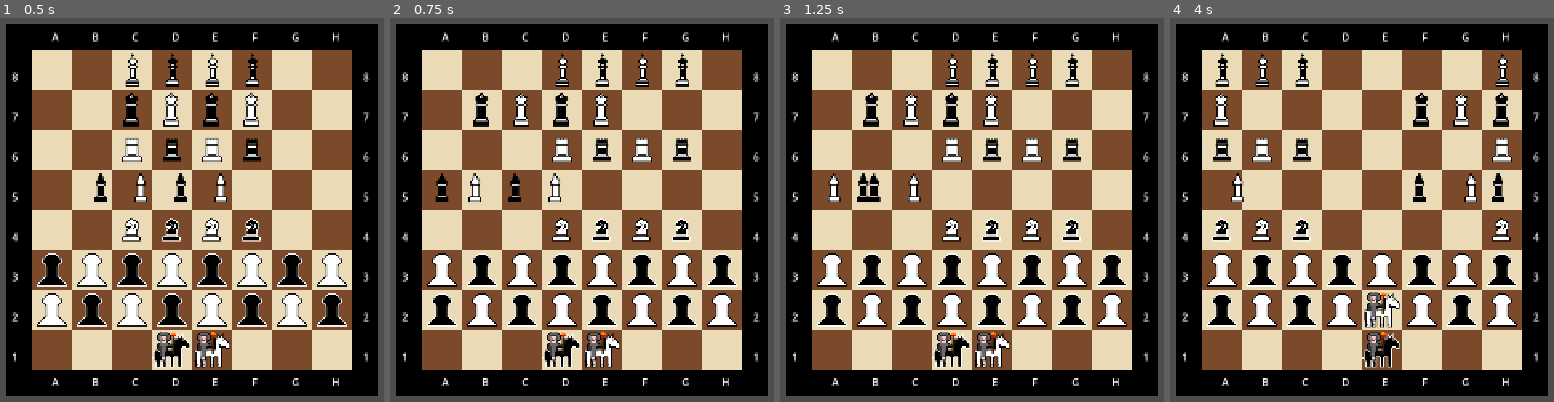
Above: before the commit, frames 1-4 (left to right).
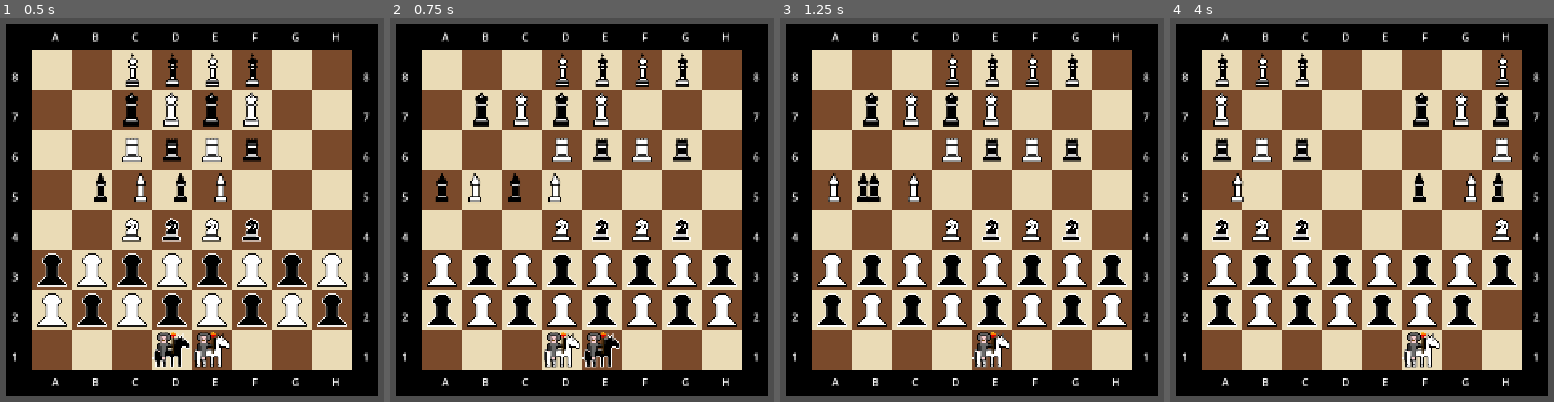
Above: after the commit, the same moments.

Repository: codebyabarrios/Pyramid-Chess
Game: Godot game, scene res://scenes/main.tscn
Same seed, same stepped clock (60 frames per second), same inputs: the game is played once before the commit and once after it.
Inputs (mouse positions are in pixels of both pictures, inside the frame that each line leads up to):
- Up to frame 1 (0.5 s): no input
- Up to frame 2 (0.75 s): tap Enter at 0.5 s; move the mouse to (outside the picture) at 0.52 s; hold D (p1_right) from 0.53 s (still down); tap Left (p2_left) at 0.6 s; click (outside the picture) at 0.67 s
- Up to frame 3 (1.25 s): keep holding D (p1_right); tap Right (p2_right) at 0.8 s
- Up to frame 4 (4 s): move the mouse to (outside the picture) at 1.27 s; release D (p1_right) at 1.28 s; hold Down 1.28-2.03 s; tap Right (p2_right) at 1.35, 2.3, 2.85, 3.8 s; tap Left (p2_left) at 1.55, 2.1, 3.05 s; move the mouse to (outside the picture) at 2.02 s; hold D (p1_right) 2.03-2.78 s; tap Space at 2.75 s; move the mouse to (outside the picture) at 2.77 s; hold W (p1_up) 2.78-3.53 s; click (outside the picture) at 2.92 s; tap Enter at 3.5 s; move the mouse to (outside the picture) at 3.52 s; hold A (p1_left) from 3.53 s (still down); tap Up (p2_up) at 3.6 s

Frame 1 is identical in both runs. In frame 2, 0.8% of the frame differs, in the area x 39-60%, y 82-92%; in frame 3, 0.7%; in frame 4, 2.3%, in the area x 50-91%, y 71-92%.

Commit message:
Agregando el desplazamiento hrizontal de los jinetes para que se puedan mover hacia la izquierda y derecha. A su vez, he limitado el desplazamiento de los jinetes para que se puedan mover unicamente dentro del tablero

Diff:
--- a/scenes/main character/main_character.gd
+++ b/scenes/main character/main_character.gd
@@ -35,16 +35,20 @@
 	if is_player_one:
 		if Input.is_action_just_pressed("p1_right"):
 			buffered_move_direction.x = 1
+			key_pressed_this_frame = true
 		if Input.is_action_just_pressed("p1_left"):
 			buffered_move_direction.x = -1
+			key_pressed_this_frame = true
 		if Input.is_action_just_pressed("p1_up"):
 			buffered_move_direction.y = -1
 			key_pressed_this_frame = true
 	else:
 		if Input.is_action_just_pressed("p2_right"):
 			buffered_move_direction.x = 1
+			key_pressed_this_frame = true
 		if Input.is_action_just_pressed("p2_left"):
 			buffered_move_direction.x = -1
+			key_pressed_this_frame = true
 		if Input.is_action_just_pressed("p2_up"):
 			buffered_move_direction.y = -1
 			key_pressed_this_frame = true
@@ -64,8 +68,18 @@
 				if board_node and board_node.has_method("remove_rider_from_matrix"):
 					board_node.remove_rider_from_matrix(self)
 
-				position.x += buffered_move_direction.x * TILE_SIZE
-				position.y += buffered_move_direction.y * TILE_SIZE
+				var nueva_pos_x = position.x + (buffered_move_direction.x * TILE_SIZE)
+				var nueva_pos_y = position.y + (buffered_move_direction.y * TILE_SIZE)
+
+				var min_limit = 0
+				var max_limit = 8 * TILE_SIZE
+
+				if nueva_pos_x > min_limit and nueva_pos_x < max_limit and nueva_pos_y > min_limit and nueva_pos_y < max_limit:
+					if board_node and board_node.has_method("remove_rider_from_matrix"):
+						board_node.remove_rider_from_matrix(self)
+
+					position.x = nueva_pos_x
+					position.y = nueva_pos_y
 
 			buffered_move_direction = Vector2.ZERO
 
Not shown, added: Node2D
Not shown, added: _white == is_white
Not shown, added: ition.x + (buffered_move_direction)
Not shown, added: ition.x += TILE_SIZE Game assets LICENSE Node2D README.md _white == is_white addons board_2d.tscn export_presets.cfg icon.svg icon.svg.import index.html ition.x + (buffered_move_direction) project.g…
Not shown, added: s(delta)
